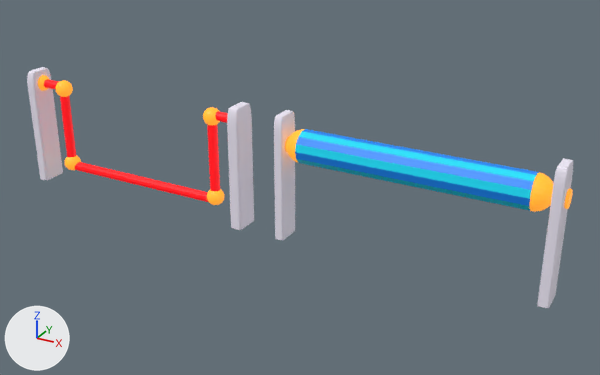
Renders of the FBX model Pogo Jump/Assets/Buket/Objects/engel2.fbx from each side of a commit.
One viewpoint serves both versions: a camera (50 mm lens) standing at (4.07, -4.64, 2.71) and looking at (1.47, 0.09, 0.34). The lights are fixed; the arrows at lower left show +X, +Y and +Z. Where no turn or scale is listed for an object, it has been applied to the vertices.
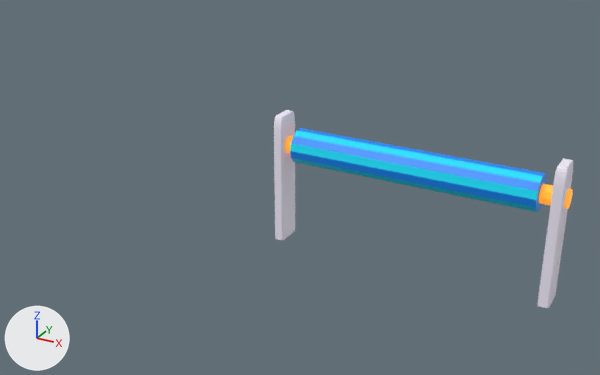
The newer file is also turned or shifted as a whole; pictures and numbers use the older file's frame.

Where the change shows, as pixel boxes [x1, y1, x2, y2] in the pictures (600 x 375 px; the box of a moved part takes in the faces that stretch with it):
'Cylinder.001', reshaped
    before: [285, 129, 573, 212]
    after: [285, 128, 573, 212]
'Cube', deleted
    before: [27, 67, 254, 230]
    faces in mat_material_003 (white #f6f0ff): [27, 67, 254, 230]
'Cylinder', deleted
    before: [44, 79, 228, 205]
    faces in mat_material_001 (red #ff0d0f): [44, 79, 228, 202]
    faces in mat_material_002 (orange #ff9d00): [56, 80, 224, 205]
part 1 of me_cylinder_002, rebuilt
    before: [295, 129, 539, 211]
    after: [290, 128, 547, 212]
part 2 of me_cylinder_002, deleted
    before: [286, 129, 305, 163]
part 3 of me_cylinder_002, deleted (orange)
    before: [529, 173, 553, 212]
part 4 of me_cylinder_002, moved or reshaped
    before: [285, 136, 573, 209]
    after: [285, 135, 573, 209]

The edits, one by one:
me_cylinder_002 is used by ob_cylinder_001; location (2.328, 0.0, 0.696); rotation (-0.000286, 1.571, -0.000286), in degrees (0, 90, -0); scale (-0.12, -0.12, -0.783).
me_cylinder_002 had 390 vertices, 360 faces and spanned x -0.99..0.98, y -1.0..1.0, z -1.26..1.26.
me_cylinder_002 now has 68 vertices, 40 faces and spans x -0.98..0.97, y -1.0..1.0, z -1.26..1.26.
me_cylinder_002 part 1: the loose piece of 28 vertices spanning x -0.97..0.97, y -1.0..1.0, z -1.0..1.0 is rebuilt with 28 vertices and now spans x -0.98..0.97, y -1.0..1.0, z -1.05..1.05.
me_cylinder_002 part 2: the loose piece of 161 vertices spanning x -0.99..0.98, y -0.99..0.99, z 1.0..1.15 is deleted.
me_cylinder_002 part 3: the loose piece of 161 vertices spanning x -0.99..0.98, y -0.99..0.99, z -1.15..-1.0 is deleted.
Part 4, on me_cylinder_002:
25 vertices are removed from x -0.51..0.44, y -0.5..0.5, z -1.26..1.08.
23 faces are deleted.
14 vertices are added at x -0.51..0.44, y -0.51..0.4, z -1.26..1.03.
6 new vertices lie (0.0, 0.0, -0.22) away from vertices in x -0.51..0.26, y -0.5..0.5, z 1.25.
5 new vertices lie (0.0, 0.0, 0.23) away from vertices in x -0.51..0.44, y -0.41..0.5, z -1.26.
23 new faces join them, mat_material_002 (orange #ff9d00).
Object 'Cube' (ob_cube) is deleted.
Object 'Cylinder' (ob_cylinder) is deleted.
